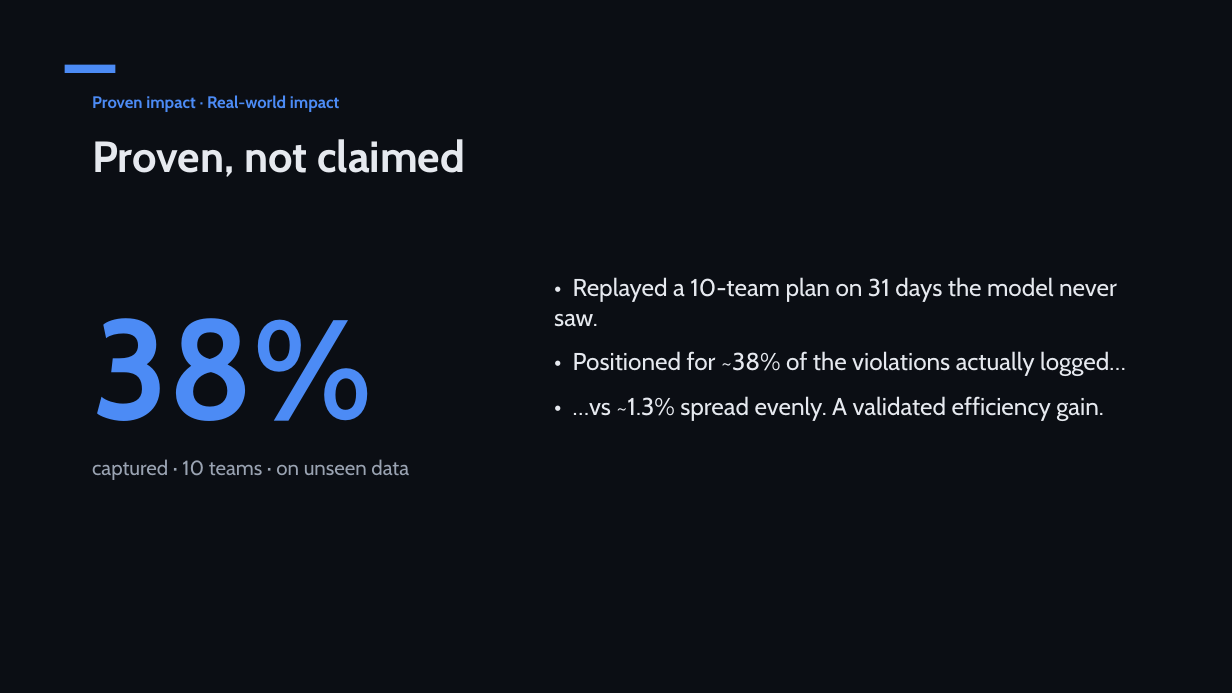
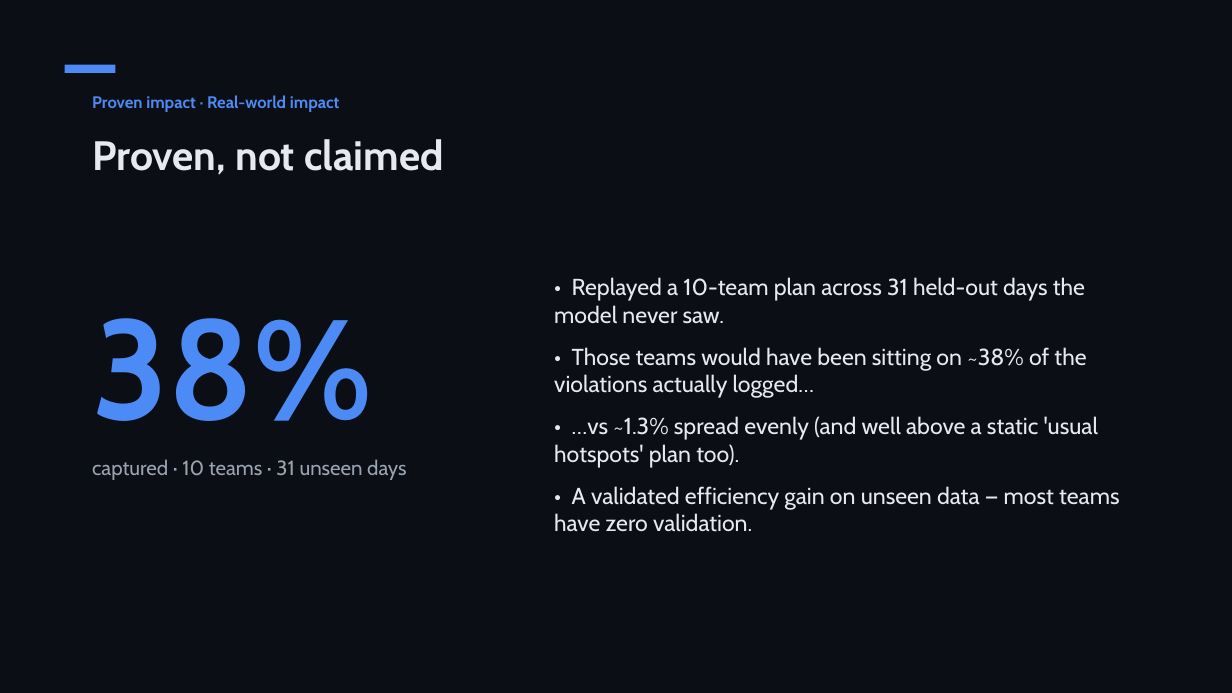
Before and after one commit to shubhambhattog/flipkart-gridlock-2.0-r2, a slide deck: slide 8 of pitch/ParkPulse_Deck.pptx. Drawn at 1232x693 pixels with LibreOffice and Linux fonts; fonts in the diff are those of the drawing. Boxes give left, top, right and bottom in pixels: in the first picture for what was removed or moved away, otherwise in the second. Text is boxed around its words. In the diff, an @@ line names an element or a change of style, - is before the commit and + after.

```diff
--- a/pitch/ParkPulse_Deck.pptx
+++ b/pitch/ParkPulse_Deck.pptx
@@ text "Proven, not claimed" at box(92, 139, 444, 175): size 34 to 32 pt @@
@@ text at box(554, 277, 1119, 532): text changed; size 19 to 18 pt @@
-• Replayed a 10-team plan on 31 days the model never saw.
-• Positioned for ~38% of the violations actually logged…
-• …vs ~1.3% spread evenly. A validated efficiency gain.
+• Replayed a 10-team plan across 31 held-out days the model never saw.
+• Those teams would have been sitting on ~38% of the violations actually logged…
+• …vs ~1.3% spread evenly (and well above a static 'usual hotspots' plan too).
+• A validated efficiency gain on unseen data — most teams have zero validation.
@@ text at box(92, 459, 407, 480): text changed @@
-captured · 10 teams · on unseen data
+captured · 10 teams · 31 unseen days
```
Also in this commit, not shown: 12 other slides changed, 1 slide added, 20 other files.
